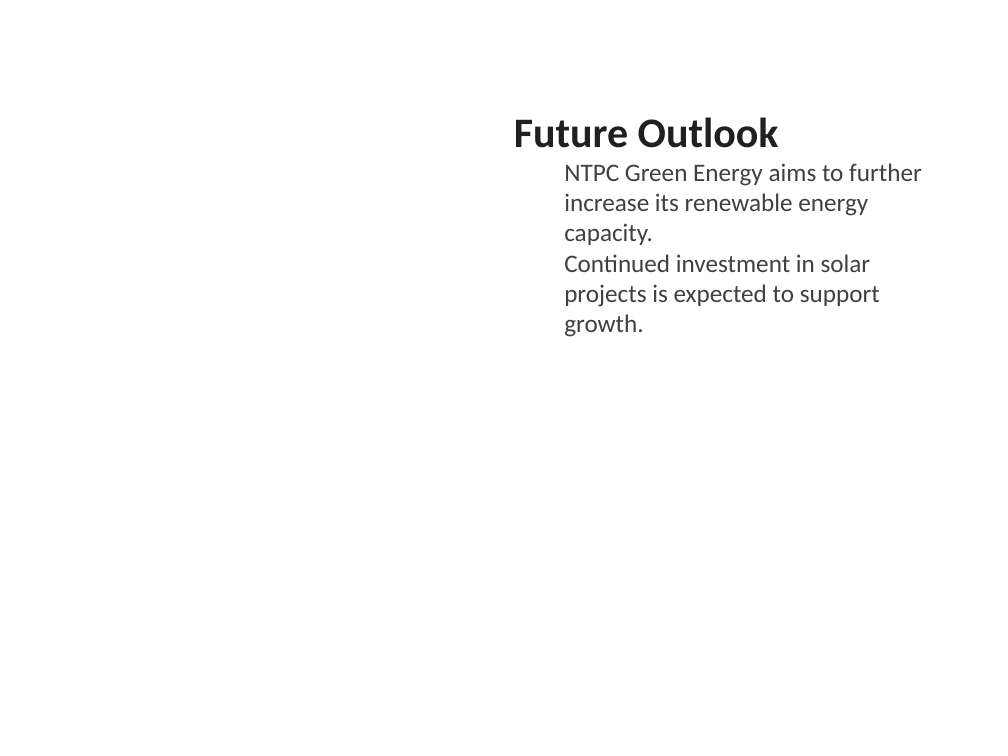
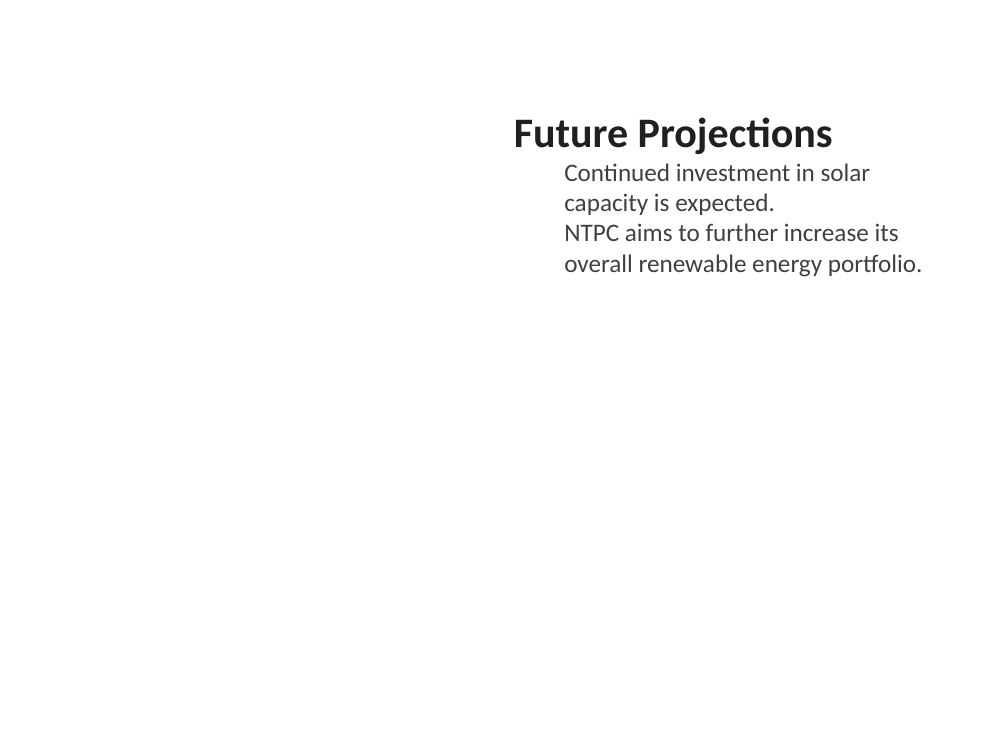
Before and after one commit to gauravsiemens1988/Linkedin-AI-Agent_Personal, a slide deck: slide 6 of drafts/linkedin_carousel.pptx. Drawn at 1008x756 pixels with LibreOffice and Linux fonts; fonts in the diff are those of the drawing. Boxes give left, top, right and bottom in pixels: in the first picture for what was removed or moved away, otherwise in the second. Text is boxed around its words. In the diff, an @@ line names an element or a change of style, - is before the commit and + after.

```diff
--- a/drafts/linkedin_carousel.pptx
+++ b/drafts/linkedin_carousel.pptx
@@ text at (x1=514, y1=117, x2=923, y2=277): text changed @@
-Future Outlook
-  NTPC Green Energy aims to further increase its renewable energy capacity.
-  Continued investment in solar projects is expected to support growth.
+Future Projections
+  Continued investment in solar capacity is expected.
+  NTPC aims to further increase its overall renewable energy portfolio.
```
Also in this commit, not shown: 5 other slides changed, 3 other files.
